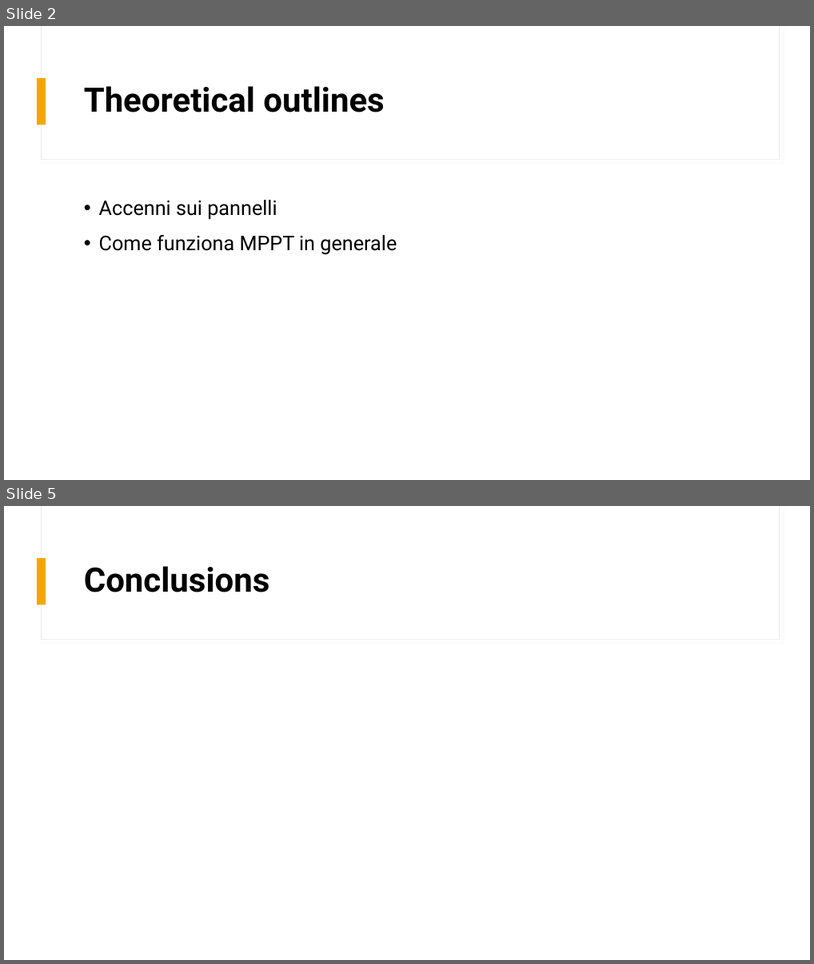
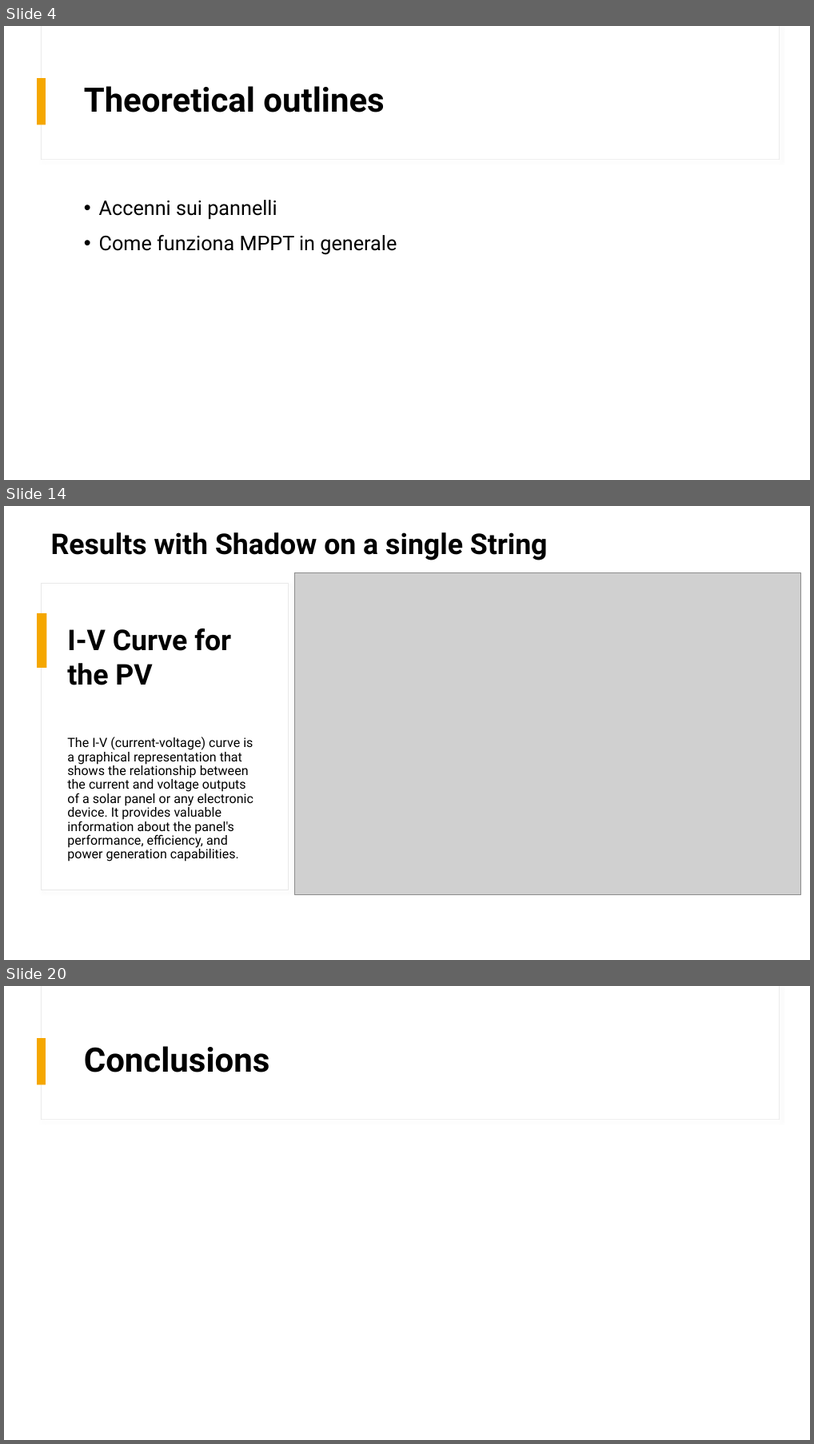
Before and after one commit to mdg217/RenewableEnergyProject, a slide deck: ProgettoRESM.pptx. Shown one above the other, each under a label of ours: slides 2 and 5 before the commit, slides 4, 14 and 20 after it; the slides between them are not shown. The pictures are 814x964 and 814x1444 pixels, drawn with LibreOffice and Linux fonts; fonts in the diff are those of the drawing; grey boxes stand for pictures. Boxes give left, top, right and bottom in pixels: in the first picture for what was removed or moved away, otherwise in the second. Text is boxed around its words. In the diff, an @@ line names an element or a change of style, - is before the commit and + after.

Commit message:
[UPDATE] Insert some images for the presentation and corrent some lines

```diff
--- a/ProgettoRESM.pptx
+++ b/ProgettoRESM.pptx
@@ slide 14 added at [4, 506, 810, 960], background #FFFFFF @@
@@ text added at [51, 532, 548, 560], 34 pt, text #000000, bold @@
+Results with Shadow on a single String
@@ picture added at [294, 572, 802, 894] @@
@@ rectangle added at [41, 583, 288, 890], fill #FFFFFF, outline #E9E9E9 1 pt @@
@@ rectangle added at [38, 613, 47, 668], fill #F5A700 @@
@@ title added at [67, 628, 231, 685], 34 pt, text #000000, bold @@
+I-V Curve for the PV
@@ text added at [67, 736, 254, 861], 15.3 pt, text #000000 @@
+The I-V (current-voltage) curve is a graphical representation that shows the relationship between the current and voltage outputs of a solar panel or any electronic device. It provides valuable information about the panel's performance, efficiency, and power generation capabilities.
@@ what was slide 2 is now slide 4 @@
@@ what was slide 5 is now slide 20 @@
```
Also in this commit, not shown: 16 other slides added, 2 slides removed, 9 other files.
